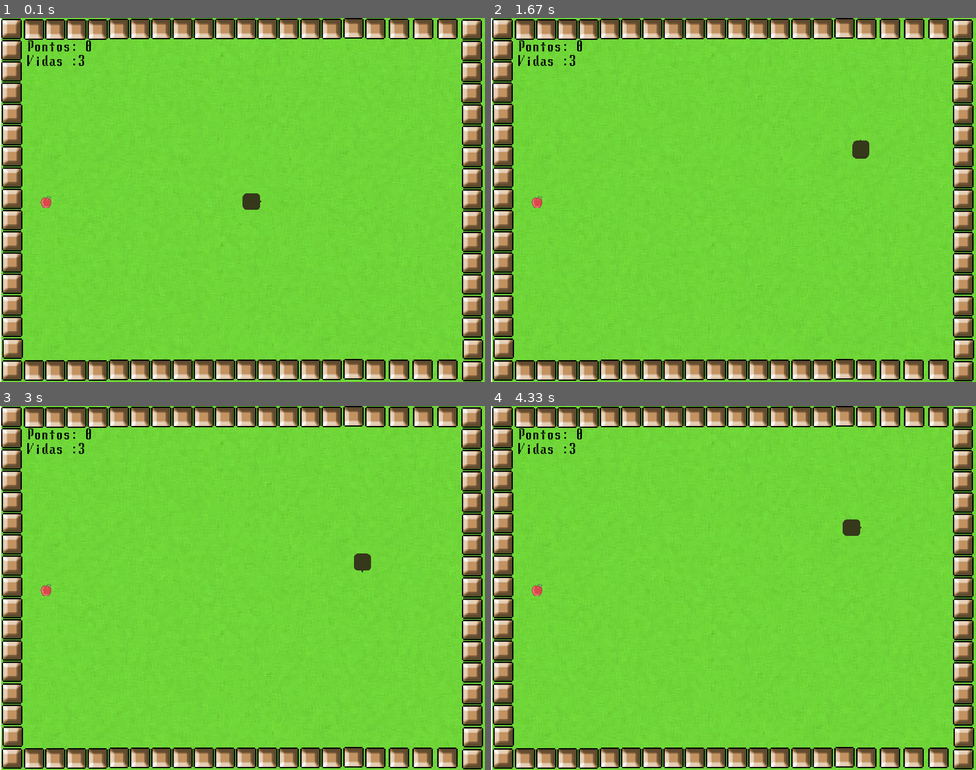
Above: before the commit, frames 1-4 (two rows, left to right).
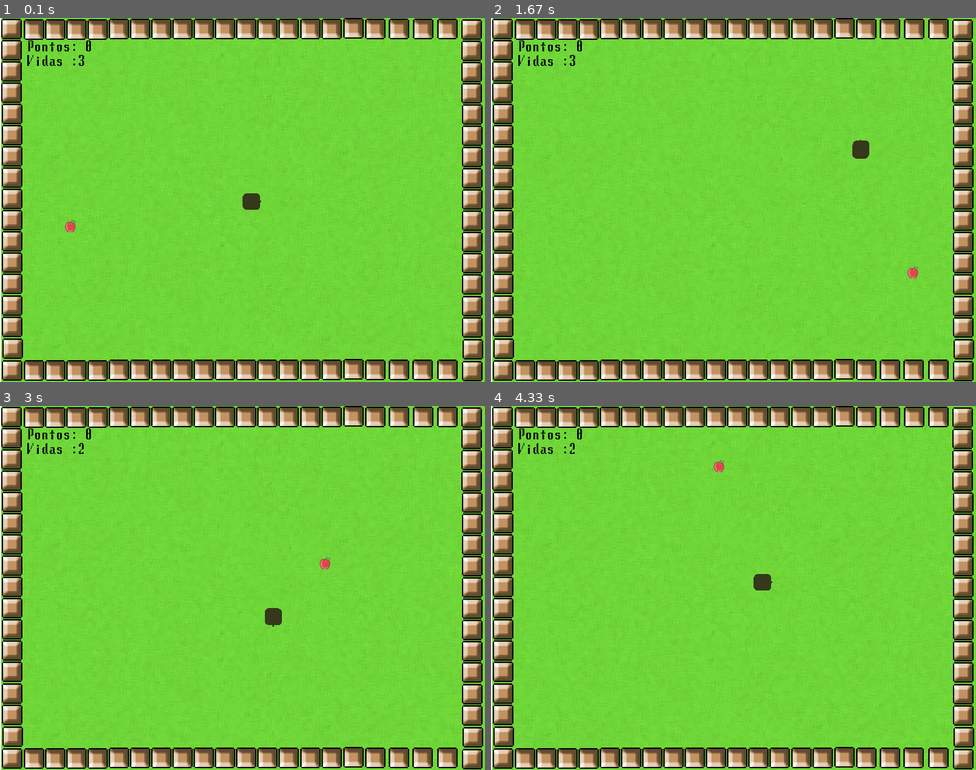
Above: after the commit, the same moments.

Repository: MessierRai/MP-Pygame
Game: pygame game, started from diversao.py
The game is run twice, just before and just after one commit, with the same random seed, the same clock (stepped at 60 frames per second) and the same inputs.
Inputs:
- Up to frame 1 (0.1 s): no input
- Up to frame 2 (1.67 s): tap Enter at 0.33 s; hold Right 0.67-1.13 s; hold Up 1.17-1.63 s
- Up to frame 3 (3 s): hold Right 1.67-2.13 s; hold Left 2.17-2.7 s; hold Down from 2.73 s (still down)
- Up to frame 4 (4.33 s): release Down at 3.03 s; hold Left 3.07-3.47 s; hold Up 3.5-3.87 s; hold Right from 3.9 s (still down)

The runs differ from the first frame. In frame 1, 0.1% of the frame differs, in the area x 8-16%, y 48-59%; in frame 2, 0.1%; in frame 3, 0.4%, in the area x 8-77%, y 10-61%; in frame 4, 0.4%.

Commit message:
novas alterações

Diff:
--- a/diversao.py
+++ b/diversao.py
@@ -76,14 +76,31 @@
 nova_comida = True
 x2 = 0
 y2 = 0
+vel = 10
+vell = 10
 
 def comida():
-	global x2, y2, comp, nova_comida
+	count = 0
+	global x2, y2, comp, nova_comida, vel, vell
 	if nova_comida:
 		x2 = random.randint(47, 747)
 		y2 = random.randint(56, 548)
 		nova_comida = False
 	tela.blit(comp, (x2 - raio_cCobra, y2 - raio_cCobra))
+
+	x2 += vel
+	y2 += vell
+
+	if (x2 >= 751):
+		vel = -2
+	if(x2 <= 44):
+		vel = 2
+	if (y2 >= 553):
+		vell = -2
+	if (y2 <= 42):
+		vell = 2
+
+
 ################################
 
 ########## InformaÃ§Ãµes de status #############
@@ -105,7 +122,7 @@
 
 ######################################## Loop principal ###################################################
 def loop_jogo():
-	global x, y, x2, x2, vidas, pontos, distancia, corpo, nova_comida, lista_cobra, direcao, incremento, decremento
+	global x, y, x2, y2, vel, vell, vidas, pontos, distancia, corpo, nova_comida, lista_cobra, direcao, incremento, decremento
 
 	incremento = 3
 	decremento = -3
@@ -130,7 +147,7 @@
 
 		while fim_de_jogo == True:
 			mensagem_de_tela()
-			pygame.display.update()
+			pygame.display.flip()
 			for event in pygame.event.get():
 				if event.type == pygame.KEYDOWN:
 					if event.key == pygame.K_q:
@@ -141,6 +158,8 @@
 						y = 300
 						incremento = 3
 						decremento = -3
+						vel = 10
+						vell = 10
 						vidas = 3
 						pontos = 0
 						loop_jogo()
@@ -148,16 +167,16 @@
 		#### Capturando todos os eventos durante a execuÃ§Ã£o ####
 		for event in pygame.event.get():
 			if event.type == pygame.KEYDOWN:
-				if event.key == pygame.K_RIGHT:
+				if event.key == pygame.K_RIGHT and direcao != "esquerda":
 					direcao = "direita"
 
-				elif event.key == pygame.K_LEFT:
+				elif event.key == pygame.K_LEFT and direcao != "direita":
 					direcao = "esquerda"
 
-				elif event.key == pygame.K_UP:
+				elif event.key == pygame.K_UP and direcao != "baixo":
 					direcao = "cima"
 
-				elif event.key == pygame.K_DOWN:
+				elif event.key == pygame.K_DOWN and direcao != "cima" :
 					direcao = "baixo"
 
 			if event.type == pygame.QUIT:
@@ -179,18 +198,12 @@
 			if todo_segmento == cabeca_cobra:
 				fim_de_jogo = True
 
-
-
 		tela.blit(gramado, (0, 0))
 		tela.blit(paredes, (0, 0))
 
 		comida()
 		cobrinha()
 		status_de_jogo()
-
-		pygame.display.update()
-
-
 
 		########## Se bater nas paredes ##################
 		if (x >= 751 or x <= 44) or (y >= 553 or y <= 42):
@@ -198,6 +211,8 @@
 			direcao = "direita"
 			x = 400
 			y = 300
+		# if direcao == "direita" and ((x2 >= 751 or x2 <= 44) or (y2 >= 553 or y2 <= 42)):
+			# x2 -=3
 
 		##################################################
 
